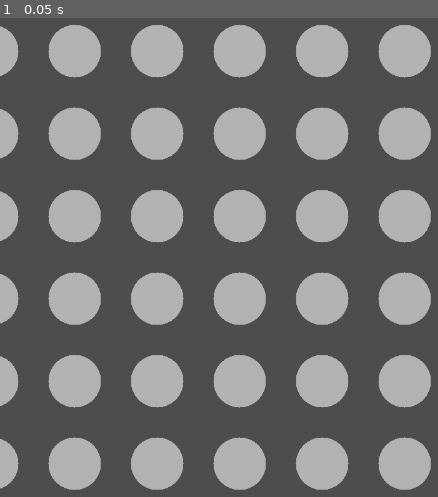
Above: before the commit, frame 1.
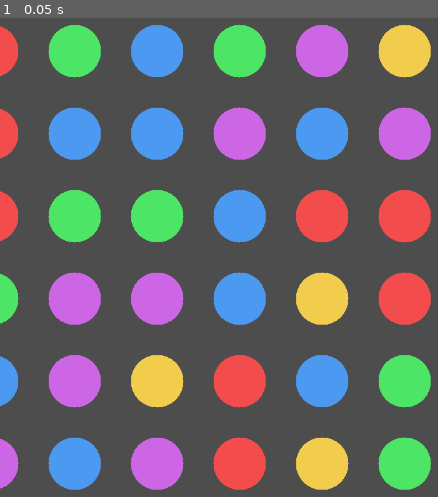
Above: after the commit, the same moment.

Repository: abbey188/New-folder
Game: Godot game, scene res://main.tscn
The game is run twice, just before and just after one commit, with the same random seed, the same clock (stepped at 60 frames per second) and the same inputs.
Inputs:
- Up to frame 1 (0.05 s): no input

The runs differ from the first frame. In frame 1, 33% of the frame differs, in the area x 0-99%, y 1-99%.

Commit message:
game grid implemented

Diff:
--- a/scripts/game_grid.gd
+++ b/scripts/game_grid.gd
@@ -4,7 +4,16 @@
 const GRID_SIZE = 6  # 6x6 grid
 const DOT_DIAMETER = 85  # Dot size in pixels
 const DOT_SPACING = 47  # Space between dots (edge to edge)
-const DOT_COLOR = Color(0.7, 0.7, 0.7)  # Default gray color
+const DOT_COLOR = Color(0.7, 0.7, 0.7)  # Default gray color (used as fallback)
+
+# Define dot colors
+const DOT_COLORS = [
+	Color(0.95, 0.3, 0.3),  # Red
+	Color(0.3, 0.6, 0.95),  # Blue
+	Color(0.3, 0.9, 0.4),   # Green
+	Color(0.95, 0.8, 0.3),  # Yellow
+	Color(0.8, 0.4, 0.9)    # Purple
+]
 
 # Calculate actual distance between dot centers
 var dot_distance = DOT_DIAMETER + DOT_SPACING
@@ -13,6 +22,9 @@
 var grid = []
 
 func _ready():
+	# Seed the random number generator
+	randomize()
+
 	# Create the 6x6 grid
 	generate_grid()
 
@@ -39,6 +51,9 @@
 	# Create a new Sprite2D node for the dot
 	var dot = Sprite2D.new()
 
+	# Get a random color from the DOT_COLORS array
+	var random_color = DOT_COLORS[randi() % DOT_COLORS.size()]
+
 	# Create a circle texture for the dot
 	var image = Image.create(DOT_DIAMETER, DOT_DIAMETER, false, Image.FORMAT_RGBA8)
 	image.fill(Color(0, 0, 0, 0))  # Start with transparent image
@@ -51,11 +66,14 @@
 			var distance = sqrt(dx * dx + dy * dy)
 
 			if distance <= DOT_DIAMETER / 2:
-				image.set_pixel(x, y, DOT_COLOR)
+				image.set_pixel(x, y, random_color)
 
 	# Create texture from image
 	var texture = ImageTexture.create_from_image(image)
 	dot.texture = texture
+
+	# Store the dot's color for future game logic
+	dot.set_meta("color", random_color)
 
 	return dot
 
